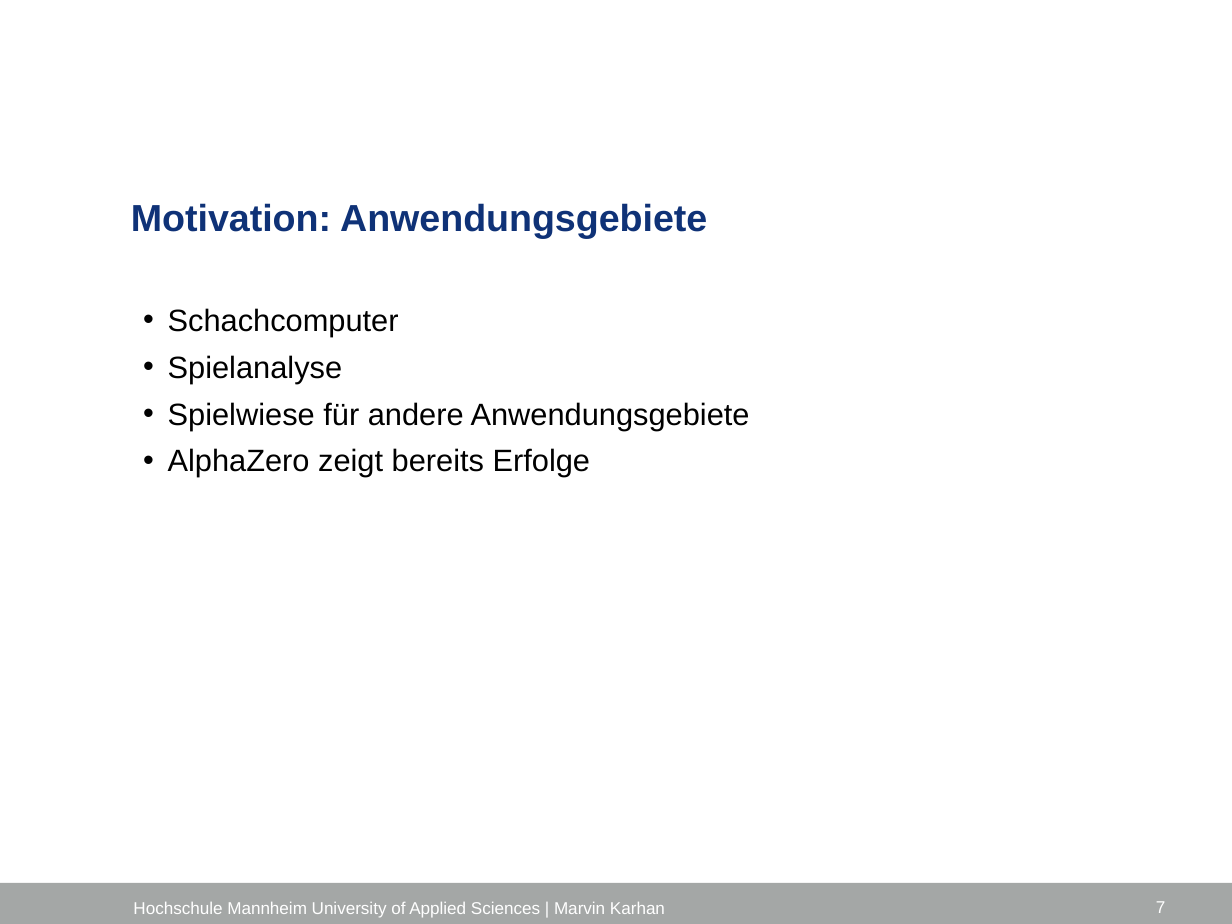
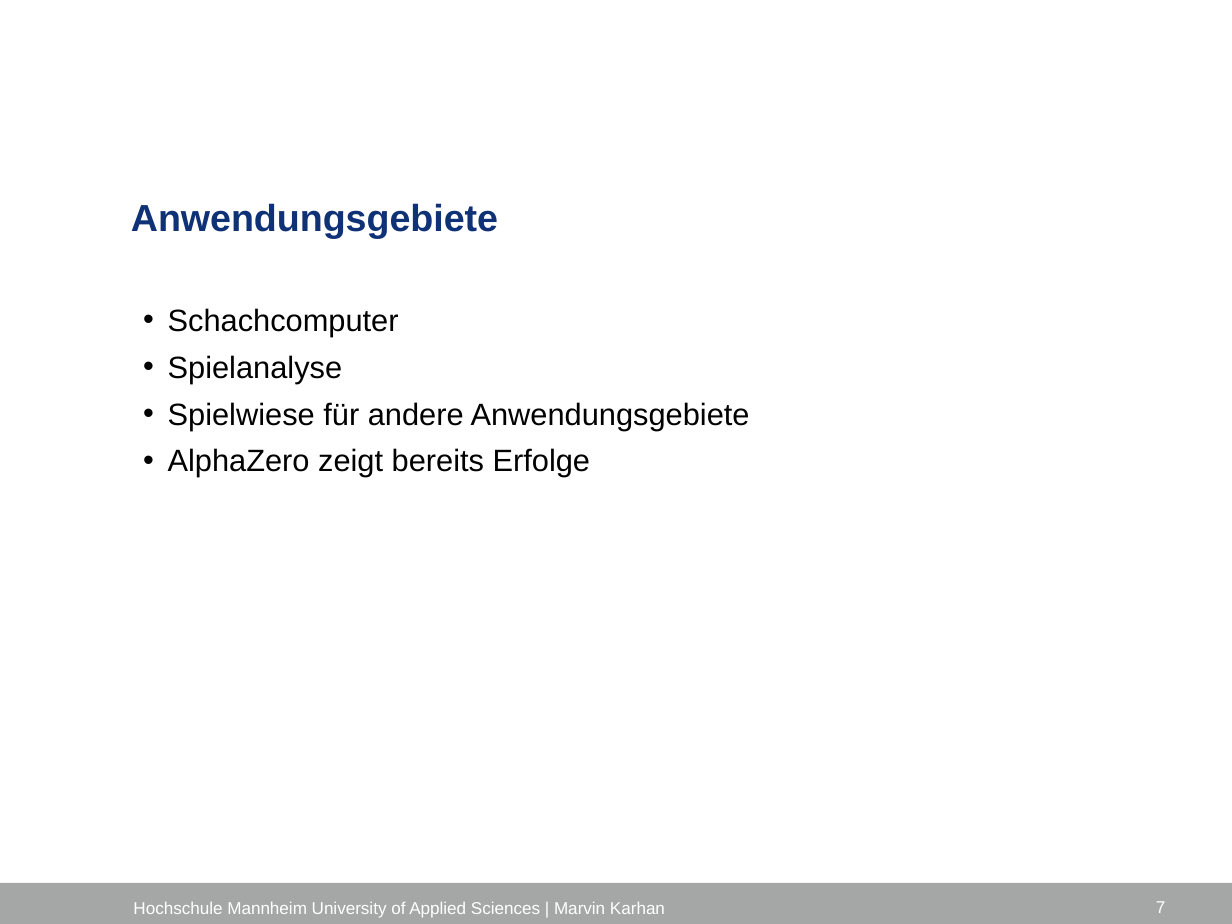
Before and after one commit to marvinkarhan/Bachelorarbeit, a slide deck: slide 7 of latex/Kolloquium/Kolloquium_Marvin_Karhan.pptx. Drawn at 1232x924 pixels with LibreOffice and Linux fonts; fonts in the diff are those of the drawing; background and template pictures are left out. Boxes give left, top, right and bottom in pixels: in the first picture for what was removed or moved away, otherwise in the second. Text is boxed around its words. In the diff, an @@ line names an element or a change of style, - is before the commit and + after.

```diff
--- a/latex/Kolloquium/Kolloquium_Marvin_Karhan.pptx
+++ b/latex/Kolloquium/Kolloquium_Marvin_Karhan.pptx
@@ title at box(131, 203, 498, 238): text changed @@
-Motivation: Anwendungsgebiete
+Anwendungsgebiete
```
Also in this commit, not shown: 9 other slides changed, 7 slides added, 13 slides removed, 9 other files.
